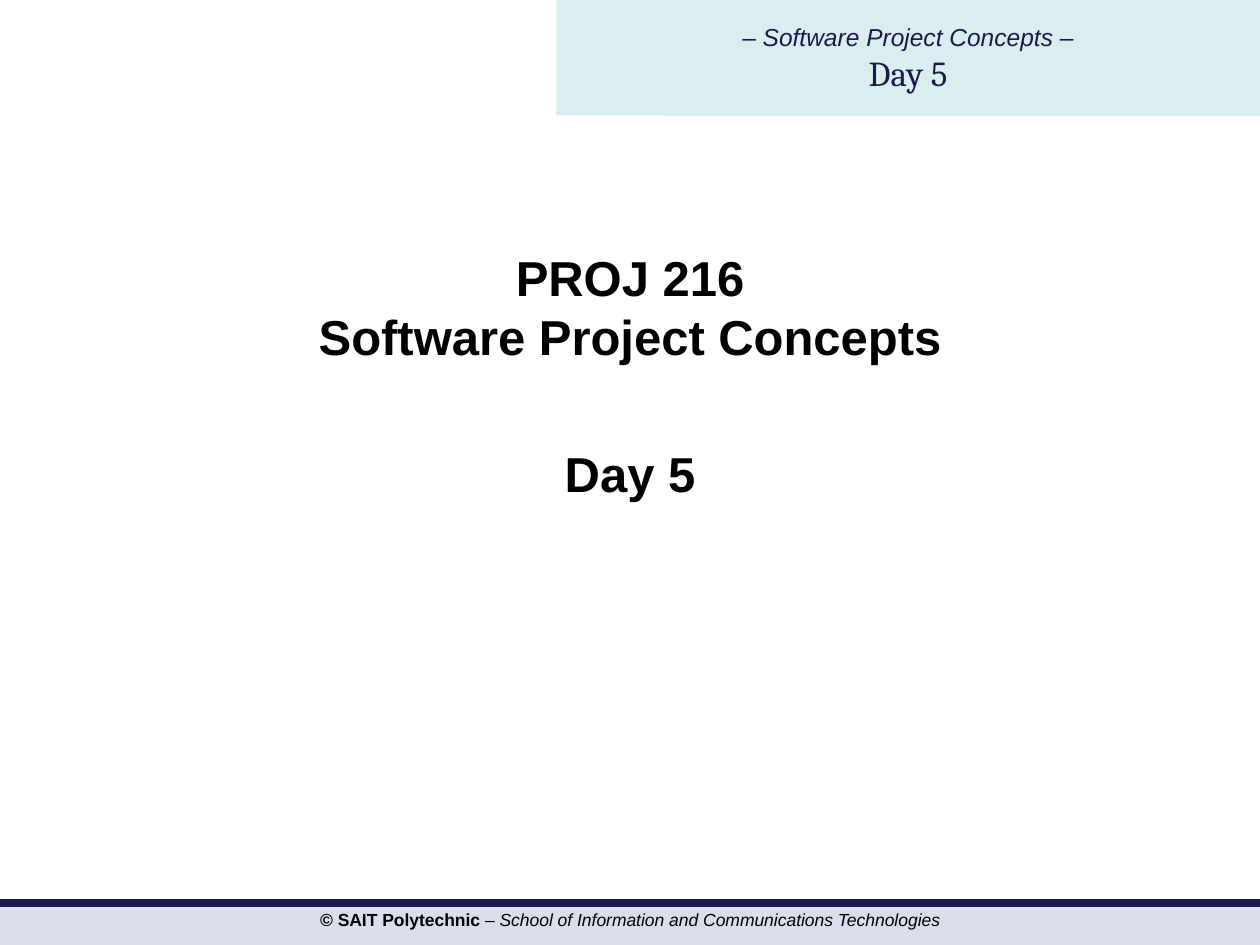
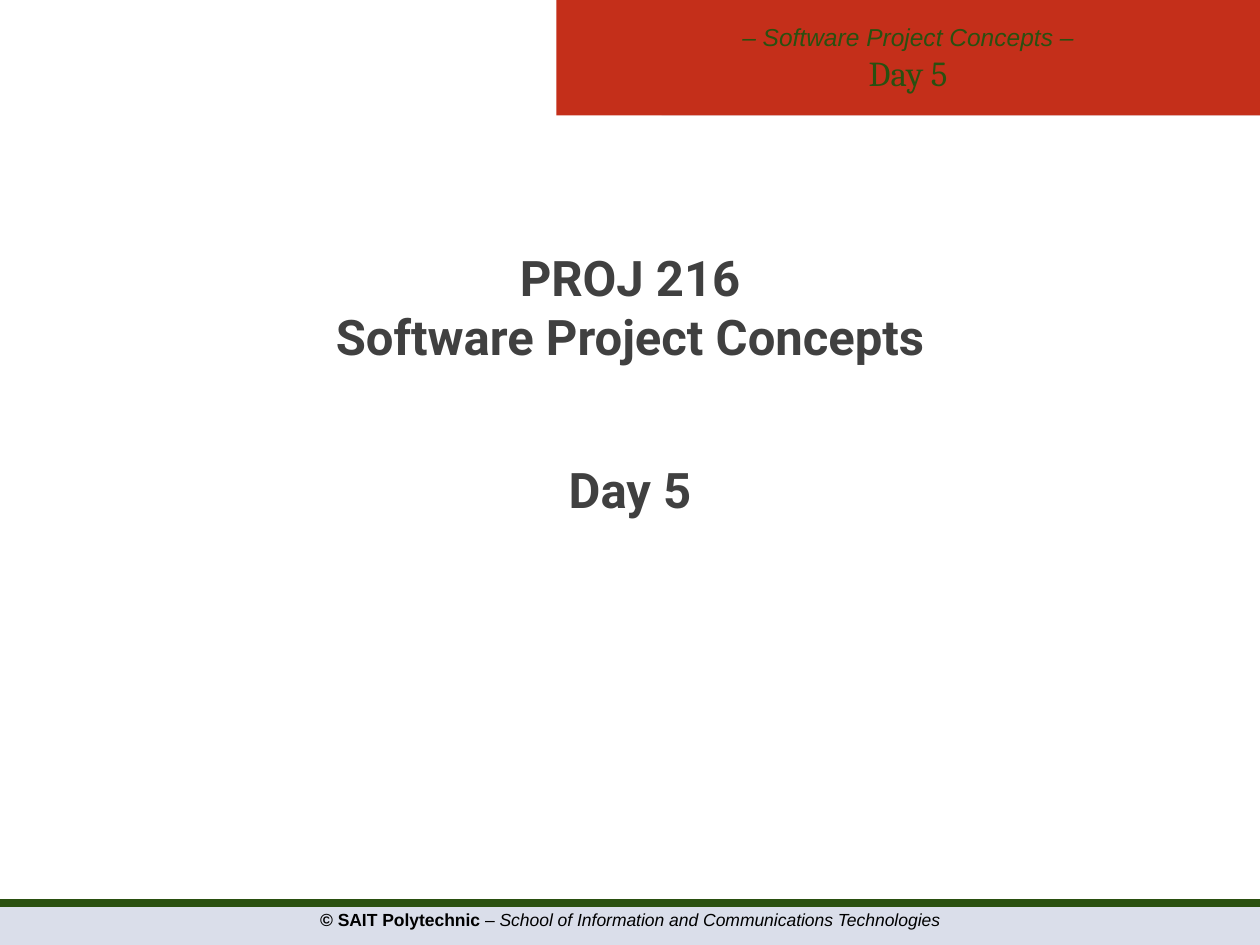
Before and after one commit to hdmdhr/CPRG-210-OSD-Assignment, a slide deck: slide 1 of Project Concepts/PROJ216 Slides Day5.pptx. Drawn at 1260x945 pixels with LibreOffice and Linux fonts; fonts in the diff are those of the drawing; background and template pictures are left out. Boxes give left, top, right and bottom in pixels: in the first picture for what was removed or moved away, otherwise in the second. Text is boxed around its words. In the diff, an @@ line names an element or a change of style, - is before the commit and + after.

```diff
--- a/Project Concepts/PROJ216 Slides Day5.pptx
+++ b/Project Concepts/PROJ216 Slides Day5.pptx
@@ rectangle "– Software Project Concepts – ..." at [557, 0, 1260, 116]: text colour #19194D to #2A5010; fill #DAEDEF to #C42F1A @@
@@ subtitle "PROJ 216 Software Project Concepts" at [336, 260, 924, 519]: font Arial to Roboto, text colour #000000 to #404040; more space between paragraphs @@
@@ rectangle at [0, 903, 1260, 945]: outline #19194D 4.5 pt to #2A5010 4.5 pt @@
```
Also in this commit, not shown: 17 other slides changed, 11 other files.
